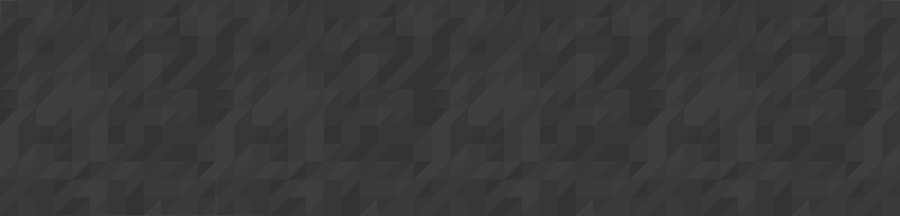
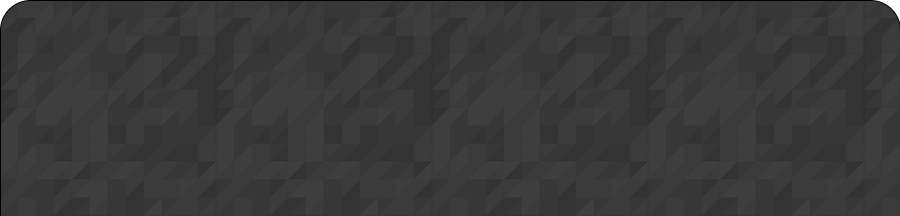
Before/after of a 900px x 216px layered artwork. What changed in the layer stack:
added layer "Rectangle 1" above "Layer 1" over (x1=0, y1=0, x2=900, y2=216)
hid "Layer 1" over (x1=0, y1=0, x2=900, y2=216)
